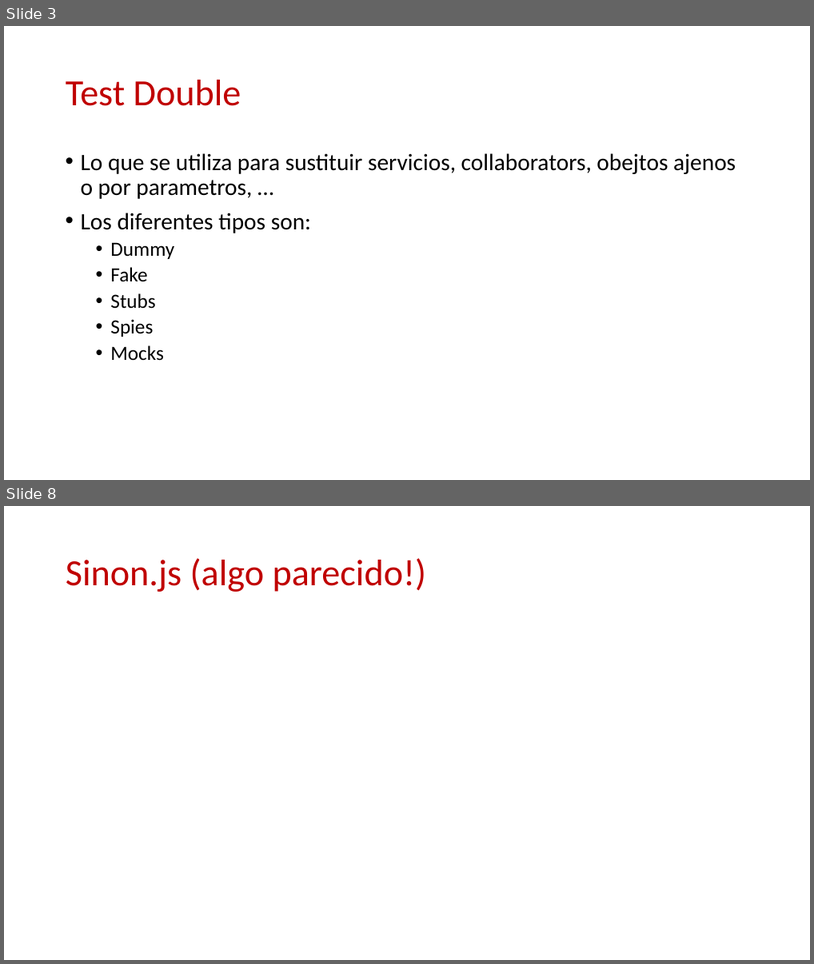
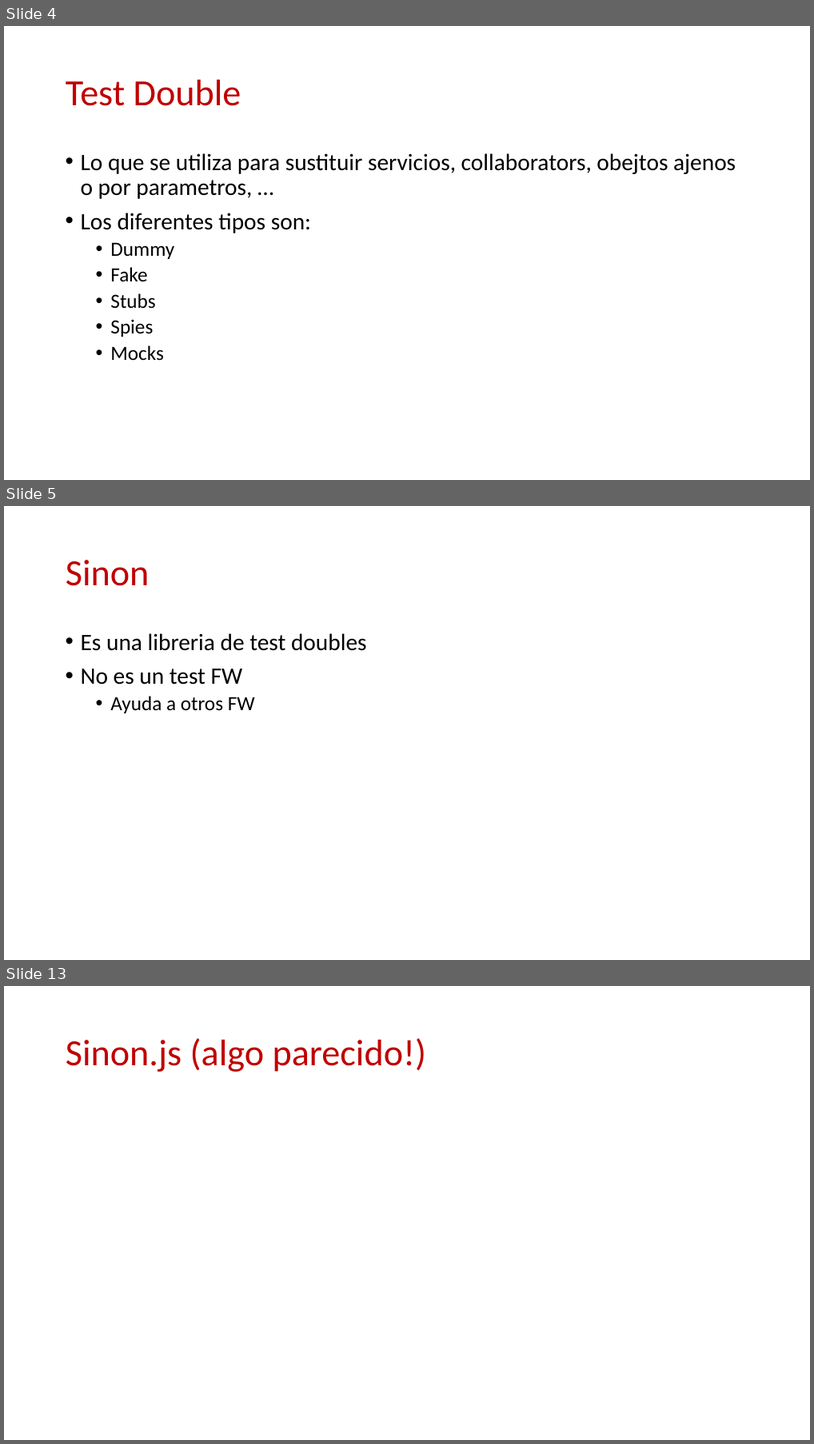
Before and after one commit to ericuss/TDD-Miercolex-Tokiota, a slide deck: Documentacion/jasmine.pptx. Shown one above the other, each under a label of ours: slides 3 and 8 before the commit, slides 4, 5 and 13 after it; the slides between them are not shown. The pictures are 814x964 and 814x1444 pixels, drawn with LibreOffice and Linux fonts; fonts in the diff are those of the drawing; background and template pictures are left out. Boxes give left, top, right and bottom in pixels: in the first picture for what was removed or moved away, otherwise in the second. Text is boxed around its words. In the diff, an @@ line names an element or a change of style, - is before the commit and + after.

```diff
--- a/Documentacion/jasmine.pptx
+++ b/Documentacion/jasmine.pptx
@@ slide 5 added at (4, 506, 810, 960), background #FFFFFF @@
@@ title added at (66, 560, 150, 586), 44 pt, text #C00000 @@
+Sinon
@@ text added at (81, 633, 367, 713), 28 pt, text #000000 @@
+• Es una libreria de test doubles
+• No es un test FW
+  • Ayuda a otros FW
@@ what was slide 3 is now slide 4 @@
@@ what was slide 8 is now slide 13 @@
```
Also in this commit, not shown: 7 slides changed, 3 other slides added, 2 other files.
